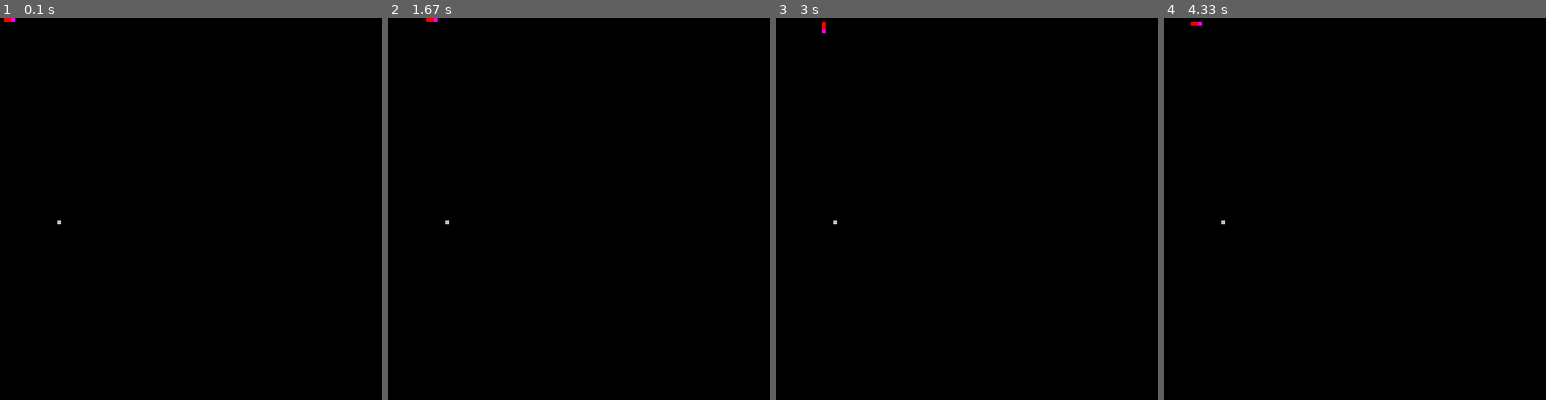
Above: before the commit, frames 1-4 (left to right).
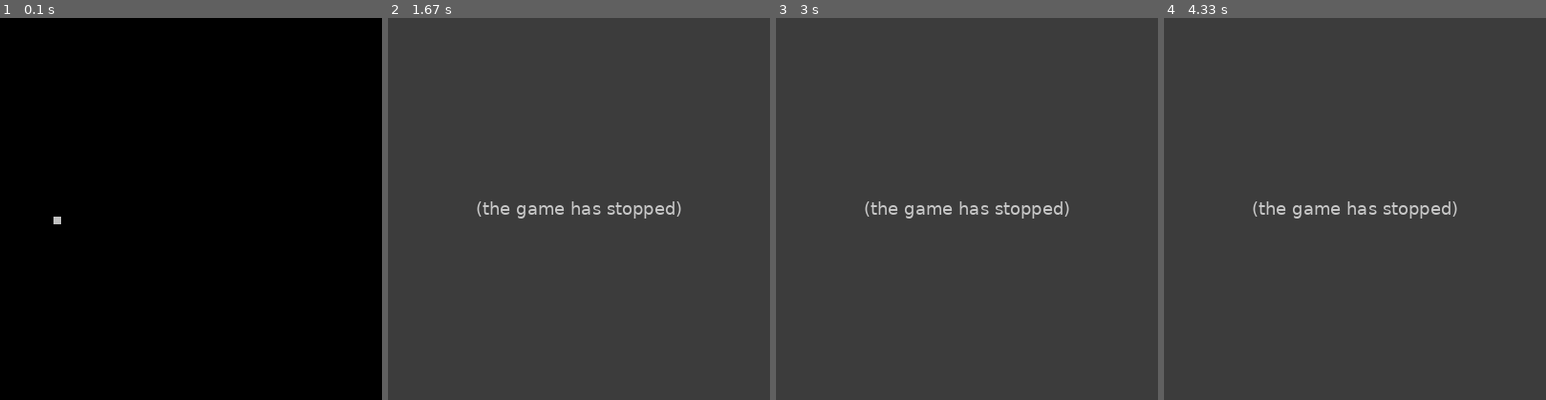
Above: after the commit, the same moments.

Repository: pskd73/pygame-snake
Game: pygame game, started from main.py
Same seed, same stepped clock (60 frames per second), same inputs: the game is played once before the commit and once after it.
Inputs:
- Up to frame 1 (0.1 s): no input
- Up to frame 2 (1.67 s): tap Space at 0.33, 1.23 s; hold Space 0.67-1.2 s; hold Left 0.67-1.2 s
- Up to frame 3 (3 s): hold Down 2.23-2.7 s; tap Space at 2.73 s
- Up to frame 4 (4.33 s): hold Left 3.17-3.63 s; hold Up 3.67-4.03 s; hold Right from 4.07 s (still down)

The runs differ from the first frame. In frame 1, less than 0.1% of the frame differs, in the area x 1-16%, y 0-54%; in frame 2, 100%, in the area x 0-100%, y 0-100%; in frame 3, 100%; in frame 4, 100%.
Error after the commit: TypeError: Board.turn() missing 1 required positional argument: 'direction' (main.py line 209); the game stopped at 0.67 s (later frames are placeholders)

Commit message:
Add socket multiplayer

Diff:
--- /dev/null
+++ b/client.py
@@ -0,0 +1,69 @@
+import asyncio
+import json
+
+import pygame
+import websockets
+
+from main import Size, Board, Direction, Coordinates
+
+BOARD_SIZE = Size(400, 400)
+BLOCK_SIZE = Size(10, 10)
+
+
+class Player:
+    def __init__(self, socket, loop):
+        self.player_id = None
+        self.socket = socket
+        self.loop = loop
+        self.snake_idx = None
+        self.board: Board = None
+
+    async def listen_to_server(self):
+        message = json.loads(await self.socket.recv())
+        print('message', message)
+        if message['type'] == 'init':
+            self.player_id = message['player_id']
+            self.snake_idx = message['player_snake_idx']
+        elif message['type'] == 'start':
+            self.board = Board()
+            for player in message['state']['players']:
+                self.board.add_snake(player['player_id'], Coordinates(player['position'][0], player['position'][1]))
+            self.loop.create_task(self.listen_to_board())
+        elif message['type'] == 'turn':
+            self.board.turn(message['player_id'], Direction[message['direction']])
+        elif message['type'] == 'move':
+            self.board.move()
+            self.board.update()
+
+    async def send(self, message):
+        await self.socket.send(json.dumps(message))
+
+    async def listen_to_board(self):
+        running = True
+        while running:
+            for event in pygame.event.get():
+                if event.type == pygame.QUIT:
+                    running = False
+                    self.loop.stop()
+                if event.type == pygame.KEYDOWN:
+                    if event.key == pygame.K_LEFT:
+                        await self.send({'type': 'turn', 'direction': Direction.WEST.name, 'player_id': self.player_id})
+                    elif event.key == pygame.K_RIGHT:
+                        await self.send({'type': 'turn', 'direction': Direction.EAST.name, 'player_id': self.player_id})
+                    elif event.key == pygame.K_UP:
+                        await self.send({'type': 'turn', 'direction': Direction.NORTH.name, 'player_id': self.player_id})
+                    elif event.key == pygame.K_DOWN:
+                        await self.send({'type': 'turn', 'direction': Direction.SOUTH.name, 'player_id': self.player_id})
+            await asyncio.sleep(0.001)
+
+
+async def main(loop):
+    uri = "ws://localhost:8765"
+    async with websockets.connect(uri) as websocket:
+        p = Player(websocket, loop)
+        while True:
+            await p.listen_to_server()
+
+
+loop = asyncio.get_event_loop()
+asyncio.get_event_loop().run_until_complete(main(loop))
--- a/main.py
+++ b/main.py
@@ -2,7 +2,7 @@
 from collections import deque
 from enum import Enum
 from time import sleep
-from typing import List, Optional
+from typing import List, Optional, Dict
 
 import pygame
 
@@ -86,40 +86,10 @@
         )
 
 
-class Board:
-    HEAD_COLOR = Color(255, 0, 255)
-    BLOCK_COLOR = Color(255, 0, 0)
-    FRUIT_COLOR = Color(192, 192, 192)
-
-    def __init__(self, surface, size: Size, block_size: Size):
-        self.surface = surface
-        self.size = size
-        self.block_size = block_size
-        self.snake_blocks = deque([
-            SnakeBlock(Coordinates(2, 0)),
-            SnakeBlock(Coordinates(1, 0)),
-            SnakeBlock(Coordinates(0, 0))
-        ])
-        self.speed = 10  # scenes per second
-        self.should_add_block = False
+class Snake:
+    def __init__(self, blocks: List[SnakeBlock]):
+        self.blocks = deque(blocks)
         self.direction = Direction.EAST
-        self.x_blocks = self.size.w // self.block_size.w
-        self.y_blocks = self.size.h // self.block_size.h
-        self.fruit = self.new_fruit()
-        self.init()
-
-    def init(self):
-        self.clear()
-
-    def clear(self):
-        self.surface.fill((0, 0, 0))
-
-    def new_fruit(self) -> Fruit:
-        coords = Coordinates(random.randint(0, self.x_blocks - 1), random.randint(0, self.y_blocks - 1))
-        for block in self.snake_blocks:
-            if block.coordinates == coords:
-                return self.new_fruit()
-        return Fruit(coords, self.block_size, self.FRUIT_COLOR)
 
     def turn(self, to_direction: Direction):
         if self.direction == to_direction:
@@ -128,24 +98,8 @@
             return
         self.direction = to_direction
 
-    def get_delay_secs(self):
-        return 1 / self.speed
-
-    def is_valid_block(self, snake_block: SnakeBlock):
-        if snake_block.coordinates.x < 0:
-            return False
-        if snake_block.coordinates.y < 0:
-            return False
-        if snake_block.coordinates.x >= self.x_blocks:
-            return False
-        if snake_block.coordinates.y >= self.y_blocks:
-            return False
-        if len([b for b in self.snake_blocks if b.coordinates == snake_block.coordinates]) > 1:
-            return False
-        return True
-
     def get_next_head(self) -> SnakeBlock:
-        head = self.snake_blocks[0]
+        head = self.blocks[0]
         return SnakeBlock(
             Coordinates(
                 head.coordinates.x + self.direction.value[0],
@@ -153,47 +107,123 @@
             )
         )
 
+    def are_coordinates_inside(self, coordinates: Coordinates):
+        for block in self.blocks:
+            if block.coordinates == coordinates:
+                return True
+        return False
+
+
+class Board:
+    HEAD_COLOR = Color(255, 0, 255)
+    BLOCK_COLOR = Color(255, 0, 0)
+    FRUIT_COLOR = Color(192, 192, 192)
+
+    BOARD_SIZE = Size(400, 400)
+    BLOCK_SIZE = Size(8, 8)
+
+    def __init__(self, size: Size=BOARD_SIZE, block_size: Size=BLOCK_SIZE):
+        self.surface = pygame.display.set_mode(size.to_tuple())
+        self.size = size
+        self.block_size = block_size
+        self.snakes: Dict[str, Snake] = {}
+        self.speed = 10  # scenes per second
+        self.should_add_block = False
+        self.x_blocks = self.size.w // self.block_size.w
+        self.y_blocks = self.size.h // self.block_size.h
+        self.fruit = self.new_fruit()
+        self.init()
+
+    def init(self):
+        pygame.init()
+        self.clear()
+
+    def clear(self):
+        self.surface.fill((0, 0, 0))
+
+    def add_snake(self, snake_id: str, head_coordinates: Coordinates):
+        self.snakes[snake_id] = Snake([
+            SnakeBlock(head_coordinates)
+        ])
+
+    def new_fruit(self) -> Fruit:
+        coords = Coordinates(random.randint(0, self.x_blocks - 1), random.randint(0, self.y_blocks - 1))
+        for snake in self.snakes.values():
+            if snake.are_coordinates_inside(coords):
+                return self.new_fruit()
+        return Fruit(coords, self.block_size, self.FRUIT_COLOR)
+
+    def get_delay_secs(self):
+        return 1 / self.speed
+
+    def is_valid_block(self, snake_block: SnakeBlock):
+        if snake_block.coordinates.x < 0:
+            return False
+        if snake_block.coordinates.y < 0:
+            return False
+        if snake_block.coordinates.x >= self.x_blocks:
+            return False
+        if snake_block.coordinates.y >= self.y_blocks:
+            return False
+        for snake in self.snakes.values():
+            if snake.are_coordinates_inside(snake_block.coordinates):
+                return False
+        return True
+
+    def turn(self, snake_id: str, direction: Direction):
+        self.snakes[snake_id].turn(direction)
+
+    def move(self):
+        for snake in self.snakes.values():
+            next_head = snake.get_next_head()
+            if not self.is_valid_block(next_head):
+                return BoardUpdateResponse(True)
+            snake.blocks.appendleft(next_head)
+            if snake.blocks[0].coordinates == self.fruit.coordinates:
+                self.fruit = self.new_fruit()
+                # self.speed += 2
+            else:
+                snake.blocks.pop()
+
     def update(self) -> BoardUpdateResponse:
         self.clear()
-        self.snake_blocks.appendleft(self.get_next_head())
-        if not self.is_valid_block(self.snake_blocks[0]):
-            return BoardUpdateResponse(True)
-        if self.snake_blocks[0].coordinates == self.fruit.coordinates:
-            self.fruit = self.new_fruit()
-            self.speed += 2
-        else:
-            self.snake_blocks.pop()
-        for i, snake_block in enumerate(self.snake_blocks):
-            snake_block.draw(self.surface, self.block_size, self.HEAD_COLOR if i == 0 else self.BLOCK_COLOR)
+        for snake in self.snakes.values():
+            for i, block in enumerate(snake.blocks):
+                block.draw(self.surface, self.block_size, self.HEAD_COLOR if i == 0 else self.BLOCK_COLOR)
         self.fruit.draw(self.surface, self.block_size)
         pygame.display.flip()
         sleep(self.get_delay_secs())
         return BoardUpdateResponse(False)
 
 
-BOARD_SIZE = Size(400, 400)
-BLOCK_SIZE = Size(4, 4)
-pygame.init()
-surface = pygame.display.set_mode(BOARD_SIZE.to_tuple())
-board = Board(surface, BOARD_SIZE, BLOCK_SIZE)
-running = True
-pause = False
-while running:
-    for event in pygame.event.get():
-        if event.type == pygame.QUIT:
-            running = False
-        if event.type == pygame.KEYDOWN:
-            if event.key == pygame.K_LEFT:
-                board.turn(Direction.WEST)
-            elif event.key == pygame.K_RIGHT:
-                board.turn(Direction.EAST)
-            elif event.key == pygame.K_UP:
-                board.turn(Direction.NORTH)
-            elif event.key == pygame.K_DOWN:
-                board.turn(Direction.SOUTH)
-            elif event.key == pygame.K_SPACE:
-                pause = not pause
-    if not pause:
-        res = board.update()
-        if res.game_over:
-            exit(1)
+if __name__ == '__main__':
+    board = Board()
+    running = True
+    pause = False
+    while running:
+        for event in pygame.event.get():
+            if event.type == pygame.QUIT:
+                running = False
+            if event.type == pygame.KEYDOWN:
+                if event.key == pygame.K_LEFT:
+                    board.turn(Direction.WEST)
+                elif event.key == pygame.K_RIGHT:
+                    board.turn(Direction.EAST)
+                elif event.key == pygame.K_UP:
+                    board.turn(Direction.NORTH)
+                elif event.key == pygame.K_DOWN:
+                    board.turn(Direction.SOUTH)
+                if event.key == pygame.K_a:
+                    board.turn2(Direction.WEST)
+                elif event.key == pygame.K_d:
+                    board.turn2(Direction.EAST)
+                elif event.key == pygame.K_w:
+                    board.turn2(Direction.NORTH)
+                elif event.key == pygame.K_s:
+                    board.turn2(Direction.SOUTH)
+                elif event.key == pygame.K_SPACE:
+                    pause = not pause
+        if not pause:
+            res = board.update()
+            if res.game_over:
+                exit(1)
--- /dev/null
+++ b/server.py
@@ -0,0 +1,106 @@
+import asyncio
+import json
+import uuid
+from enum import Enum
+from typing import List
+
+import websockets
+
+
+class GameStatus(Enum):
+    CREATED = 'CREATED'
+    IN_PROGRESS = 'IN_PROGRESS'
+    FINISHED = 'FINISHED'
+
+
+class Player:
+    def __init__(self, player_id, socket):
+        self.player_id = player_id
+        self.socket = socket
+
+    async def send(self, message):
+        await self.socket.send(json.dumps(message))
+
+
+class Game:
+    MAX_PLAYERS = 2
+
+    def __init__(self):
+        self.players: List[Player] = []
+        self.status = GameStatus.CREATED
+
+    async def add_player(self, player: Player) -> int:
+        assert self.is_waiting()
+        self.players.append(player)
+        if len(self.players) == self.MAX_PLAYERS:
+            self.status = GameStatus.IN_PROGRESS
+        return len(self.players) - 1
+
+    def is_waiting(self):
+        return self.status == GameStatus.CREATED
+
+    async def start(self):
+        while True:
+            await self.clock()
+            await asyncio.sleep(0.1)
+
+    async def clock(self):
+        for player in self.players:
+            await player.send({'type': 'move'})
+
+    def get_init_state(self):
+        state = {'players': []}
+        for i, player in enumerate(self.players):
+            state['players'].append({
+                'player_id': player.player_id,
+                'position': (0, i * 2)
+            })
+        return state
+
+    async def listen_to_player(self, player: Player):
+        message = json.loads(await player.socket.recv())
+        if message['type'] == 'turn':
+            for _player in self.players:
+                await _player.send(message)
+
+
+games: List[Game] = []
+
+
+async def find_game(player: Player) -> (Game, int):
+    for game in games:
+        try:
+            player_snake_idx = await game.add_player(player)
+            return game, player_snake_idx
+        except AssertionError:
+            continue
+    g = Game()
+    player_snake_idx = await g.add_player(player)
+    games.append(g)
+    return g, player_snake_idx
+
+
+async def listen(socket, path):
+    print('new player connected', socket)
+    player = Player(str(uuid.uuid4()), socket)
+    game, player_snake_idx = await find_game(player)
+    await player.send({
+        'type': 'init',
+        'player_id': player.player_id,
+        'player_snake_idx': player_snake_idx
+    })
+    if not game.is_waiting():
+        for p in game.players:
+            await p.send({
+                'type': 'start',
+                'state': game.get_init_state()
+            })
+        asyncio.get_event_loop().create_task(game.start())
+    while True:
+        t = asyncio.get_event_loop().create_task(game.listen_to_player(player))
+        await asyncio.ensure_future(t)
+
+
+start_server = websockets.serve(listen, "localhost", 8765)
+asyncio.get_event_loop().run_until_complete(start_server)
+asyncio.get_event_loop().run_forever()
Not shown, changed: requirements.txt
